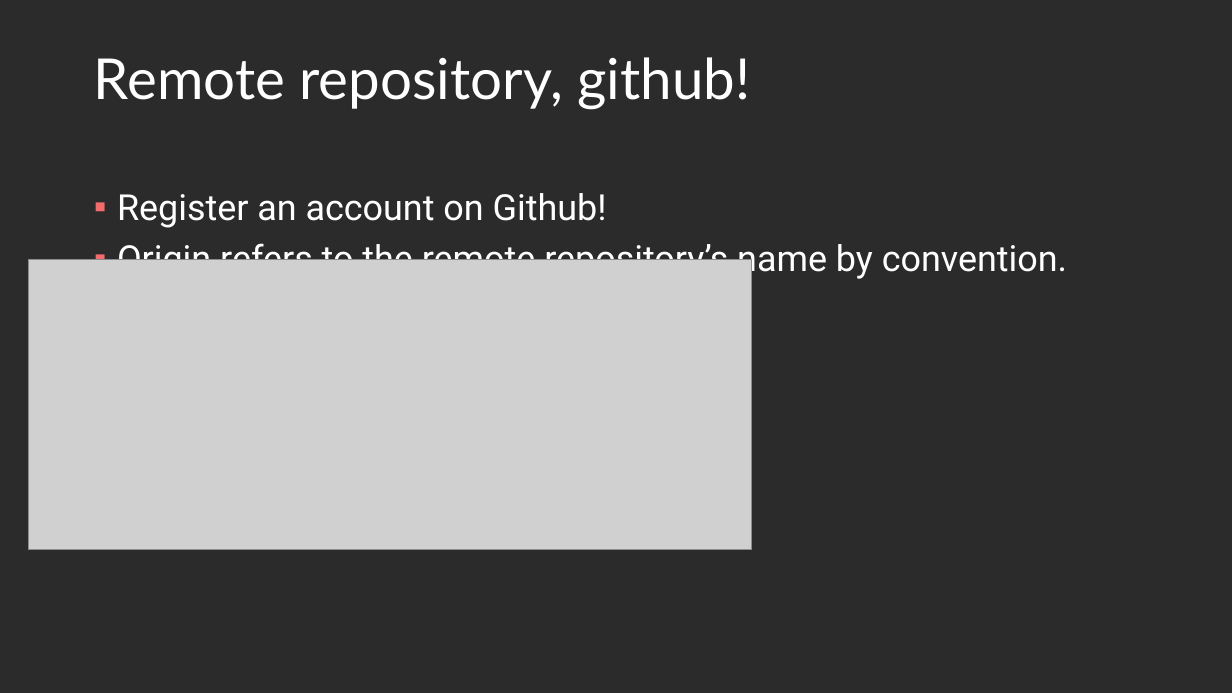
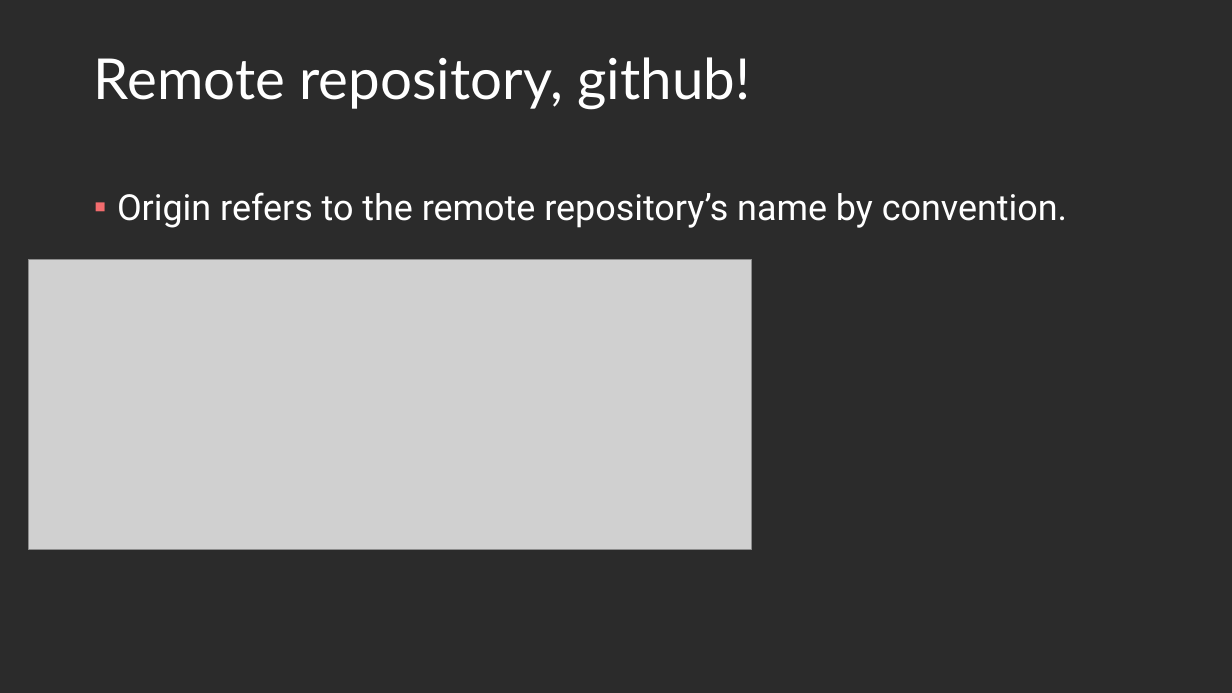
Before and after one commit to Light2Dark/git_tutorial, a slide deck: slide 14 of Git and Github.pptx. Drawn at 1232x693 pixels with LibreOffice and Linux fonts; fonts in the diff are those of the drawing; grey boxes stand for pictures; background and template pictures are left out; a plain dark background stands for a picture behind light text. Boxes give left, top, right and bottom in pixels: in the first picture for what was removed or moved away, otherwise in the second. Text is boxed around its words. In the diff, an @@ line names an element or a change of style, - is before the commit and + after.

```diff
--- a/Git and Github.pptx
+++ b/Git and Github.pptx
@@ text at (117,193,607,228): paragraph removed @@
-▪ Register an account on Github!
```
Also in this commit, not shown: 5 other slides changed, 1 other file.
